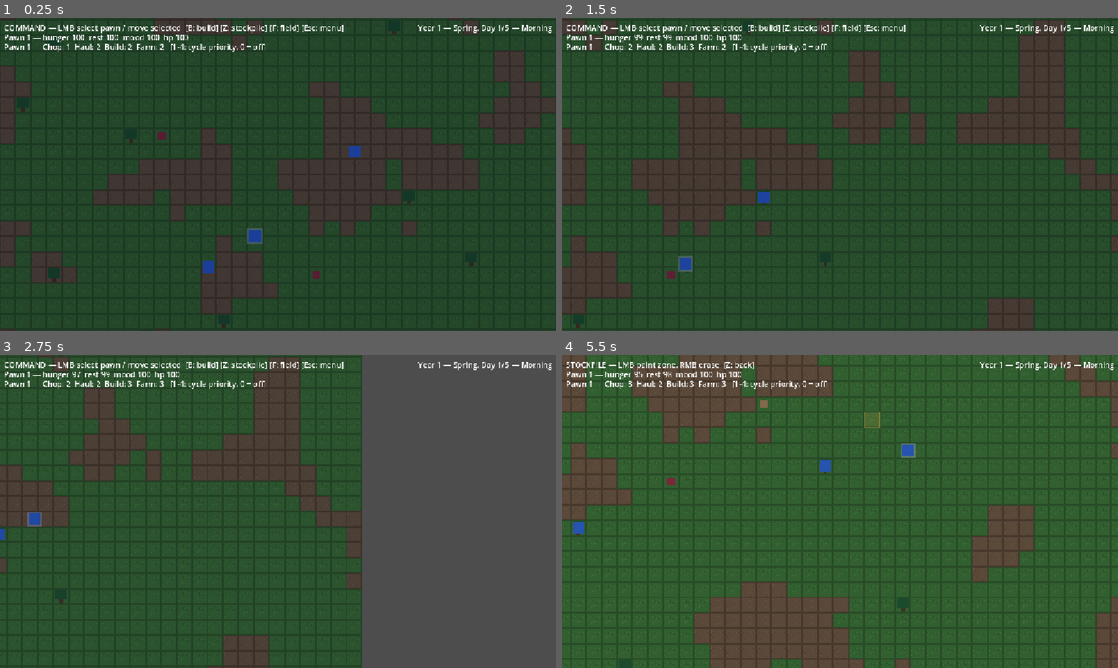
Above: before the commit, frames 1-4 (two rows, left to right).
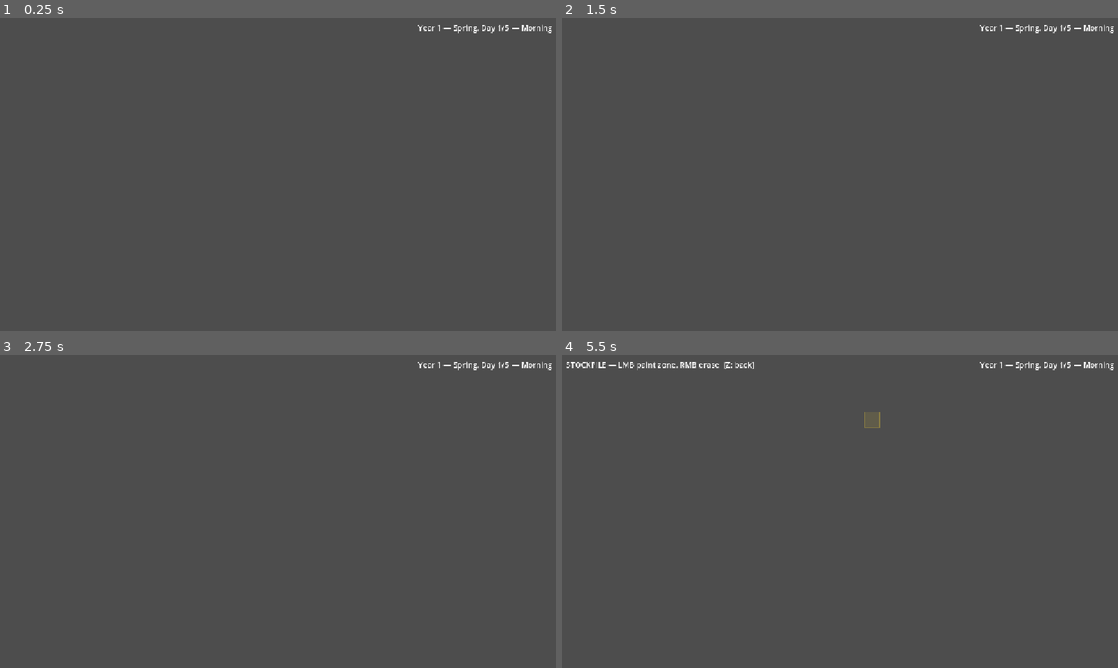
Above: after the commit, the same moments.

Repository: PakkaponBon/gameproject
Game: Godot game, scene res://scenes/main.tscn
The game is run twice, just before and just after one commit, with the same random seed, the same clock (stepped at 60 frames per second) and the same inputs.
Inputs (mouse positions are in pixels of both pictures, inside the frame that each line leads up to):
- Up to frame 1 (0.25 s): no input
- Up to frame 2 (1.5 s): move the mouse to (962, 158) at 0.52 s; hold D (pan_right) 0.53-1.25 s; hold 3 (cycle_build_priority) 0.53-1.25 s; click (962, 158) at 0.67 s; tap 1 (cycle_chop_priority) at 0.77 s; drag from (728, 190) to (812, 237) at 1.27 s
- Up to frame 3 (2.75 s): move the mouse to (333, 442) at 2.02 s; hold D (pan_right) from 2.03 s (still down); hold 4 (cycle_farm_priority) from 2.03 s (still down); click (333, 442) at 2.17 s
- Up to frame 4 (5.5 s): release D (pan_right) at 2.75 s; release 4 (cycle_farm_priority) at 2.75 s; drag from (812, 574) to (673, 464) at 2.77 s; move the mouse to (1006, 558) at 3.52 s; hold A (pan_left) 3.53-4.25 s; hold B (toggle_build_mode) 3.53-4.25 s; click (1006, 558) at 3.67 s; tap 1 (cycle_chop_priority) at 3.77 s; drag from (673, 464) to (756, 433) at 4.27 s; move the mouse to (867, 511) at 5.02 s; hold S (pan_down) from 5.03 s (still down); hold Z (toggle_stockpile_mode) from 5.03 s (still down); click (867, 511) at 5.17 s

The runs differ from the first frame. In frame 1, 99% of the frame differs, in the area x 0-100%, y 0-100%; in frame 2, 99%; in frame 3, 57%; in frame 4, 86%.
Error after the commit: Parse Error: Cannot infer the type of "item" variable because the value doesn't have a set type. (res://scripts/save_manager.gd:223)

Commit message:
Phase 3: mining - stone + iron ore nodes; WoodItem -> ResourceItem
- ResourceDefs catalog; one data-driven item entity for all resources
- Solid OreNode with adjacent-worked MINE job (Chop priority)
- Save v9: typed items/carries, ore nodes with progress

Co-Authored-By: Claude Fable 5 <noreply@anthropic.com>

Diff:
--- /dev/null
+++ b/scenes/ore_node.tscn
@@ -0,0 +1,22 @@
+[gd_scene format=3 uid="uid://cp4m8r1v6t2j"]
+
+[ext_resource type="Script" uid="uid://dk2h6w3c9f5t" path="res://scripts/ore_node.gd" id="1_ore"]
+
+[node name="OreNode" type="Node2D"]
+script = ExtResource("1_ore")
+
+[node name="Body" type="ColorRect" parent="."]
+offset_left = -8.0
+offset_top = -8.0
+offset_right = 8.0
+offset_bottom = 8.0
+mouse_filter = 2
+color = Color(0.33, 0.33, 0.36, 1)
+
+[node name="Fleck" type="ColorRect" parent="."]
+offset_left = -3.0
+offset_top = -3.0
+offset_right = 3.0
+offset_bottom = 3.0
+mouse_filter = 2
+color = Color(0.62, 0.62, 0.66, 1)
--- /dev/null
+++ b/scenes/resource_item.tscn
@@ -0,0 +1,14 @@
+[gd_scene format=3 uid="uid://bv7q2d5s8w1m"]
+
+[ext_resource type="Script" uid="uid://cm5t1x9j4h7d" path="res://scripts/resource_item.gd" id="1_res"]
+
+[node name="ResourceItem" type="Node2D"]
+script = ExtResource("1_res")
+
+[node name="Body" type="ColorRect" parent="."]
+offset_left = -4.0
+offset_top = -4.0
+offset_right = 4.0
+offset_bottom = 4.0
+mouse_filter = 2
+color = Color(0.784314, 0.607843, 0.352941, 1)
--- a/scenes/wood_item.tscn
+++ /dev/null
@@ -1,14 +0,0 @@
-[gd_scene format=3 uid="uid://bh6s1p41ac3r"]
-
-[ext_resource type="Script" uid="uid://cm8f5t1r3p7k" path="res://scripts/wood_item.gd" id="1_wood"]
-
-[node name="WoodItem" type="Node2D"]
-script = ExtResource("1_wood")
-
-[node name="Body" type="ColorRect" parent="."]
-offset_left = -4.0
-offset_top = -4.0
-offset_right = 4.0
-offset_bottom = 4.0
-mouse_filter = 2
-color = Color(0.784314, 0.607843, 0.352941, 1)
--- a/scripts/blueprint.gd
+++ b/scripts/blueprint.gd
@@ -4,7 +4,7 @@
 ## once fully supplied it registers the timed BUILD job. Fires
 ## EventBus.building_built when finished. Walkable until built.
 
-const WOOD_SCENE := preload("res://scenes/wood_item.tscn")
+const RESOURCE_SCENE := preload("res://scenes/resource_item.tscn")
 
 var building_id := "wall"
 var cell: Vector2i
@@ -34,7 +34,8 @@
 		JobManager.remove_job(build_job)
 	# Refund what was already delivered as loose wood on the site.
 	for i in delivered:
-		var wood: Node2D = WOOD_SCENE.instantiate()
+		var wood: ResourceItem = RESOURCE_SCENE.instantiate()
+		wood.resource_id = "wood"
 		wood.position = WorldGrid.cell_to_world(cell)
 		get_parent().add_child(wood)
 	queue_free()
--- a/scripts/job.gd
+++ b/scripts/job.gd
@@ -4,7 +4,7 @@
 
 signal completed
 
-enum Type { CHOP, HAUL, BUILD, SUPPLY, DECONSTRUCT, PLANT, HARVEST, FEED }  # SUPPLY = haul material to a blueprint; FEED = bring food to a collapsed pawn
+enum Type { CHOP, HAUL, BUILD, SUPPLY, DECONSTRUCT, PLANT, HARVEST, FEED, MINE }  # SUPPLY = haul material to a blueprint; FEED = bring food to a collapsed pawn
 
 var type: Type = Type.CHOP
 var cell: Vector2i
--- a/scripts/job_manager.gd
+++ b/scripts/job_manager.gd
@@ -30,7 +30,7 @@
 		if job.reserved:
 			continue
 		# SUPPLY is hauling work; DECONSTRUCT is construction work;
-		# HARVEST shares the farm (PLANT) priority.
+		# HARVEST shares the farm (PLANT) priority; MINE is gathering (CHOP).
 		var prio_type := job.type
 		if job.type == Job.Type.SUPPLY:
 			prio_type = Job.Type.HAUL
@@ -40,28 +40,31 @@
 			prio_type = Job.Type.PLANT
 		elif job.type == Job.Type.FEED:
 			prio_type = Job.Type.HAUL
+		elif job.type == Job.Type.MINE:
+			prio_type = Job.Type.CHOP
 		var prio: int = priorities.get(prio_type, 1)
 		if prio <= 0:
 			continue
 		if job.type == Job.Type.HAUL:
 			if not storage_available:
 				continue
-			if (job.target as WoodItem).reserved:
+			if (job.target as ResourceItem).reserved:
 				continue  # claimed as blueprint material
 		if job.type == Job.Type.SUPPLY:
 			# Supply jobs are only valid while fetchable wood exists.
 			if not supply_checked:
 				supply_checked = true
-				supply_ok = find_fetchable_wood(from_cell) != null
+				supply_ok = find_fetchable_resource(from_cell, "wood") != null
 			if not supply_ok:
 				continue
 		if job.type == Job.Type.FEED and find_fetchable_food(from_cell) == null:
 			continue
 		if best and (prio > best_prio or (prio == best_prio and float((job.cell - from_cell).length_squared()) >= best_dist)):
 			continue
-		# Solid targets (e.g. deconstructing a wall) are worked from beside.
+		# Solid targets (walls being torn down, ore) are worked from beside.
+		var adjacent_work := job.type == Job.Type.DECONSTRUCT or job.type == Job.Type.MINE
 		var reachable := nearest_work_spot(from_cell, job.cell) != WorldGrid.INVALID_CELL \
-				if job.type == Job.Type.DECONSTRUCT else _is_reachable(from_cell, job.cell)
+				if adjacent_work else _is_reachable(from_cell, job.cell)
 		if reachable:
 			best = job
 			best_prio = prio
@@ -70,20 +73,20 @@
 		best.reserved = true
 	return best
 
-## Nearest reachable wood a supplier may take: not reserved as material,
-## not being carried, and not claimed by a hauler.
-func find_fetchable_wood(from_cell: Vector2i) -> WoodItem:
-	var best: WoodItem = null
+## Nearest reachable resource of a kind a fetcher may take: not reserved
+## as material, not being carried, and not claimed by a hauler.
+func find_fetchable_resource(from_cell: Vector2i, resource_id: String) -> ResourceItem:
+	var best: ResourceItem = null
 	var best_dist := INF
-	for node in get_tree().get_nodes_in_group("wood"):
-		var wood := node as WoodItem
-		if wood.reserved or wood.get_parent() is Pawn:
+	for node in get_tree().get_nodes_in_group("resources"):
+		var item := node as ResourceItem
+		if item.resource_id != resource_id or item.reserved or item.get_parent() is Pawn:
 			continue
-		if wood.haul_job and wood.haul_job.reserved:
+		if item.haul_job and item.haul_job.reserved:
 			continue
-		var dist := float((wood.cell - from_cell).length_squared())
-		if dist < best_dist and _is_reachable(from_cell, wood.cell):
-			best = wood
+		var dist := float((item.cell - from_cell).length_squared())
+		if dist < best_dist and _is_reachable(from_cell, item.cell):
+			best = item
 			best_dist = dist
 	return best
 
--- a/scripts/main.gd
+++ b/scripts/main.gd
@@ -190,7 +190,7 @@
 	var refund := int(BuildingDefs.get_def(WorldGrid.buildings[cell]).refund)
 	WorldGrid.remove_building(cell)
 	walls.erase_cell(cell)
-	spawner.drop_wood(cell, refund)
+	spawner.drop_resource(cell, "wood", refund)
 
 func _set_mode(new_mode: Mode) -> void:
 	mode = new_mode
--- /dev/null
+++ b/scripts/ore_node.gd
@@ -0,0 +1,58 @@
+class_name OreNode
+extends Node2D
+## A solid mineable rock (stone or iron ore, data-driven). Blocks all
+## pathing; registers a MINE job worked from an adjacent cell; drops its
+## resource and opens the cell when mined out.
+
+const MINE_TICKS := 40  # 4s at 10 ticks/sec
+const SPILL: Array[Vector2i] = [Vector2i.ZERO, Vector2i.UP, Vector2i.DOWN, Vector2i.LEFT, Vector2i.RIGHT]
+const RESOURCE_SCENE := preload("res://scenes/resource_item.tscn")
+
+var resource_id := "stone"  # set before add_child
+var cell: Vector2i
+var job: Job
+
+@onready var body: ColorRect = $Body
+@onready var fleck: ColorRect = $Fleck
+
+func _ready() -> void:
+	add_to_group("ore_nodes")
+	cell = WorldGrid.world_to_cell(position)
+	position = WorldGrid.cell_to_world(cell)
+	var def := ResourceDefs.get_def(resource_id)
+	body.color = def.node_color
+	fleck.color = def.color
+	WorldGrid.set_obstacle(cell, true)
+	job = Job.new()
+	job.type = Job.Type.MINE
+	job.cell = cell
+	job.target = self
+	job.work_ticks = MINE_TICKS
+	job.completed.connect(_on_mined)
+	JobManager.add_job(job)
+
+## Save/load: restore remaining mining work.
+func restore(work: int) -> void:
+	job.work_ticks = work
+
+func _on_mined() -> void:
+	WorldGrid.set_obstacle(cell, false)
+	var to_drop := int(ResourceDefs.get_def(resource_id).node_yield)
+	var dropped := 0
+	for offset in SPILL:
+		if dropped >= to_drop:
+			break
+		var spot := cell + offset
+		if WorldGrid.in_bounds(spot) and not WorldGrid.is_wall(spot) and not WorldGrid.items.has(spot):
+			_spawn_item(spot)
+			dropped += 1
+	while dropped < to_drop:  # fallback: stack on the opened cell
+		_spawn_item(cell)
+		dropped += 1
+	queue_free()
+
+func _spawn_item(spot: Vector2i) -> void:
+	var item: ResourceItem = RESOURCE_SCENE.instantiate()
+	item.resource_id = resource_id
+	item.position = WorldGrid.cell_to_world(spot)
+	get_parent().add_child(item)
--- a/scripts/pawn_work.gd
+++ b/scripts/pawn_work.gd
@@ -6,8 +6,8 @@
 const FOOD_SCENE := preload("res://scenes/food_item.tscn")
 
 var job: Job = null
-var carrying: WoodItem = null
-var fetching: WoodItem = null  # supply leg 1: walking to pick this up
+var carrying: ResourceItem = null
+var fetching: ResourceItem = null  # supply leg 1: walking to pick this up
 var fetching_food: FoodItem = null  # feed leg 1
 var carrying_food := false  # feed leg 2: meal in hand
 var reserved_dest := WorldGrid.INVALID_CELL  # claimed stockpile cell while hauling
@@ -27,8 +27,8 @@
 		_ensure_fetch()
 	elif job.type == Job.Type.FEED:
 		_ensure_food_fetch()
-	elif job.type == Job.Type.DECONSTRUCT:
-		_approach_deconstruct()
+	elif job.type == Job.Type.DECONSTRUCT or job.type == Job.Type.MINE:
+		_approach_work_spot()
 	else:
 		pawn.target_cell = job.cell
 
@@ -65,10 +65,10 @@
 		carrying = null
 	_release_dest()
 
-## Save/load: re-attach carried wood and re-claim the storage destination.
-func restore_carry(wood: WoodItem, dest: Vector2i) -> void:
-	wood.pick_up(pawn)
-	carrying = wood
+## Save/load: re-attach a carried item and re-claim the storage destination.
+func restore_carry(item: ResourceItem, dest: Vector2i) -> void:
+	item.pick_up(pawn)
+	carrying = item
 	if dest != WorldGrid.INVALID_CELL:
 		WorldGrid.reserve_storage(dest)
 		reserved_dest = dest
@@ -77,13 +77,13 @@
 func _do_job() -> void:
 	match job.type:
 		Job.Type.HAUL:
-			_start_storage_carry(job.target as WoodItem)
+			_start_storage_carry(job.target as ResourceItem)
 		Job.Type.SUPPLY:
 			_ensure_fetch()  # e.g. right after load: job held, wood not yet chosen
 		Job.Type.FEED:
 			_ensure_food_fetch()
-		Job.Type.DECONSTRUCT:
-			_do_deconstruct()
+		Job.Type.DECONSTRUCT, Job.Type.MINE:
+			_do_adjacent_work()
 		Job.Type.PLANT:
 			# Field unzoned or winter arrived while we walked here.
 			if not WorldGrid.fields.has(job.cell) or (job.target as FieldKeeper).is_winter():
@@ -106,14 +106,15 @@
 				if was_build:
 					pawn.step_off_wall(work_cell)
 
-func _approach_deconstruct() -> void:
+func _approach_work_spot() -> void:
 	var spot := JobManager.nearest_work_spot(pawn.cell, job.cell)
 	if spot == WorldGrid.INVALID_CELL:
 		abort()
 		return
 	pawn.target_cell = spot
 
-func _do_deconstruct() -> void:
+## Deconstruction and mining: solid targets worked from beside.
+func _do_adjacent_work() -> void:
 	if not is_instance_valid(job.target):  # order canceled
 		job = null
 		return
@@ -121,7 +122,7 @@
 	# (e.g. after a load, or if a wall rerouted us).
 	var d := (job.cell - pawn.cell).abs()
 	if d.x + d.y > 1:
-		_approach_deconstruct()
+		_approach_work_spot()
 		return
 	_apply_work()
 	if job.work_ticks <= 0:
@@ -129,13 +130,13 @@
 		job = null
 
 func _ensure_fetch() -> void:
-	var wood := JobManager.find_fetchable_wood(pawn.cell)
-	if wood == null:
+	var item := JobManager.find_fetchable_resource(pawn.cell, "wood")
+	if item == null:
 		abort()  # wood ran out since we took the job; pool filters re-grabs
 		return
-	wood.reserved = true
-	fetching = wood
-	pawn.target_cell = wood.cell
+	item.reserved = true
+	fetching = item
+	pawn.target_cell = item.cell
 
 func _pick_up_fetched() -> void:
 	if job == null or not is_instance_valid(fetching):
@@ -195,16 +196,16 @@
 	JobManager.complete_job(job)  # blueprint counts the delivery
 	job = null
 
-func _start_storage_carry(wood: WoodItem) -> void:
-	wood.pick_up(pawn)  # removes its haul job from the pool
+func _start_storage_carry(item: ResourceItem) -> void:
+	item.pick_up(pawn)  # removes its haul job from the pool
 	job = null
 	var dest := WorldGrid.get_free_stockpile_cell(pawn.cell)
 	if dest == WorldGrid.INVALID_CELL:
-		wood.drop_at(pawn.cell)  # storage vanished since we took the job
+		item.drop_at(pawn.cell)  # storage vanished since we took the job
 		return
 	WorldGrid.reserve_storage(dest)
 	reserved_dest = dest
-	carrying = wood
+	carrying = item
 	pawn.target_cell = dest
 
 func _deliver_to_stockpile() -> void:
--- /dev/null
+++ b/scripts/resource_defs.gd
@@ -0,0 +1,15 @@
+class_name ResourceDefs
+extends RefCounted
+## Resource catalog — data over code. Adding a resource = adding an entry.
+## node_color/node_yield only apply to resources that come from ore nodes.
+
+const DEFS := {
+	"wood": {"name": "Wood", "color": Color(0.784314, 0.607843, 0.352941)},
+	"stone": {"name": "Stone", "color": Color(0.62, 0.62, 0.66),
+			"node_color": Color(0.33, 0.33, 0.36), "node_yield": 3},
+	"iron_ore": {"name": "Iron Ore", "color": Color(0.72, 0.5, 0.38),
+			"node_color": Color(0.37, 0.29, 0.23), "node_yield": 2},
+}
+
+static func get_def(id: String) -> Dictionary:
+	return DEFS[id]
--- a/scripts/wood_item.gd
+++ b/scripts/resource_item.gd
@@ -1,16 +1,21 @@
-class_name WoodItem
+class_name ResourceItem
 extends Node2D
-## A loose resource on the ground. Registers a haul job for itself whenever
-## it sits outside a stockpile; stored wood (on a free stockpile cell) is inert.
+## A loose resource on the ground (wood, stone, ore — data-driven via
+## ResourceDefs). Registers a haul job for itself whenever it sits outside
+## a stockpile; stored items are inert.
 
+var resource_id := "wood"  # set before add_child
 var cell: Vector2i
 var haul_job: Job = null
 var reserved := false  # claimed as blueprint material by a supplier pawn
 
 var _home: Node = null  # container to return to after being carried
 
+@onready var body: ColorRect = $Body
+
 func _ready() -> void:
-	add_to_group("wood")
+	add_to_group("resources")
+	body.color = ResourceDefs.get_def(resource_id).color
 	_home = get_parent()
 	cell = WorldGrid.world_to_cell(position)
 	position = WorldGrid.cell_to_world(cell)
--- a/scripts/save_manager.gd
+++ b/scripts/save_manager.gd
@@ -3,7 +3,7 @@
 ## on load. Loading reloads the main scene; `pending_load` survives the
 ## reload because this is an autoload, and the fresh Main applies it.
 
-const SAVE_VERSION := 8
+const SAVE_VERSION := 9
 const MANUAL_SAVE_PATH := "user://save.json"
 const AUTOSAVE_PATH := "user://autosave.json"
 
@@ -49,12 +49,16 @@
 	for node in get_tree().get_nodes_in_group("trees"):
 		var tree := node as TreeEntity
 		trees.append({"cell": _v(tree.cell), "work": tree.job.work_ticks})
-	var wood: Array = []
-	for node in get_tree().get_nodes_in_group("wood"):
-		var item := node as WoodItem
+	var loose_items: Array = []
+	for node in get_tree().get_nodes_in_group("resources"):
+		var item := node as ResourceItem
 		if item.get_parent() is Pawn:
-			continue  # carried wood is saved with its pawn
-		wood.append(_v(item.cell))
+			continue  # carried items are saved with their pawn
+		loose_items.append({"cell": _v(item.cell), "id": item.resource_id})
+	var ore_nodes: Array = []
+	for node in get_tree().get_nodes_in_group("ore_nodes"):
+		var ore := node as OreNode
+		ore_nodes.append({"cell": _v(ore.cell), "id": ore.resource_id, "work": ore.job.work_ticks})
 	var food: Array = []
 	for node in get_tree().get_nodes_in_group("food"):
 		food.append(_v((node as FoodItem).cell))
@@ -95,7 +99,8 @@
 		"buildings": built,
 		"stockpiles": WorldGrid.stockpile_cells.keys().map(_v),
 		"trees": trees,
-		"wood": wood,
+		"items": loose_items,
+		"ore_nodes": ore_nodes,
 		"food": food,
 		"raiders": raiders,
 		"blueprints": blueprints,
@@ -127,10 +132,10 @@
 		"dead": pawn.dead,
 		"collapsed": pawn.collapsed,
 		"carrying_food": pawn.work.carrying_food,
+		"carrying_id": pawn.work.carrying.resource_id if pawn.work.carrying else "",
 		"priorities": priorities,
 		"job_cell": _v(pawn.work.job.cell) if pawn.work.job else [],
 		"job_type": int(pawn.work.job.type) if pawn.work.job else -1,
-		"carrying": pawn.work.carrying != null,
 		"reserved_dest": _v(pawn.work.reserved_dest),
 		"food_cell": _v(pawn.survival.food_target.cell) if pawn.survival.food_target else [],
 		"eat_ticks": pawn.survival.eat_ticks_left,
@@ -156,8 +161,11 @@
 	for t: Dictionary in data.trees:
 		var tree: TreeEntity = spawner.spawn_entity(spawner.TREE_SCENE, _vec(t.cell))
 		tree.job.work_ticks = int(t.work)
-	for w: Array in data.wood:
-		spawner.spawn_entity(spawner.WOOD_SCENE, _vec(w))
+	for i: Dictionary in data.items:
+		spawner.spawn_resource(_vec(i.cell), i.id)
+	for o: Dictionary in data.ore_nodes:
+		var ore: OreNode = spawner.spawn_ore(_vec(o.cell), o.id)
+		ore.restore(int(o.work))
 	for f: Array in data.food:
 		spawner.spawn_entity(spawner.FOOD_SCENE, _vec(f))
 	for r: Dictionary in data.raiders:
@@ -211,9 +219,9 @@
 		pawn.work.carrying_food = true
 	# Carrying and a job can coexist: a SUPPLY pawn carries wood toward
 	# its blueprint. Restore both independently.
-	if bool(p.carrying):
-		var wood: WoodItem = main.spawner.spawn_entity(main.spawner.WOOD_SCENE, pawn.cell)
-		pawn.work.restore_carry(wood, _vec(p.reserved_dest))
+	if String(p.carrying_id) != "":
+		var item := main.spawner.spawn_resource(pawn.cell, p.carrying_id)
+		pawn.work.restore_carry(item, _vec(p.reserved_dest))
 	if int(p.job_type) >= 0:
 		# Entities re-registered their jobs above; re-claim ours by cell+type.
 		var job_cell := _vec(p.job_cell)
--- a/scripts/tree_entity.gd
+++ b/scripts/tree_entity.gd
@@ -5,7 +5,7 @@
 ## (Named TreeEntity because `Tree` is a built-in Godot Control class.)
 
 const CHOP_TICKS := 30  # 3 seconds at 10 ticks/sec
-const WOOD_SCENE := preload("res://scenes/wood_item.tscn")
+const RESOURCE_SCENE := preload("res://scenes/resource_item.tscn")
 
 var cell: Vector2i
 var job: Job
@@ -23,7 +23,8 @@
 	JobManager.add_job(job)
 
 func _on_chopped() -> void:
-	var wood: Node2D = WOOD_SCENE.instantiate()
+	var wood: ResourceItem = RESOURCE_SCENE.instantiate()
+	wood.resource_id = "wood"
 	wood.position = WorldGrid.cell_to_world(cell)
 	get_parent().add_child(wood)
 	queue_free()
--- a/scripts/world_grid.gd
+++ b/scripts/world_grid.gd
@@ -64,6 +64,12 @@
 		stockpile_cells.erase(cell)
 		zones_changed.emit()
 
+## Solid to everyone (ore nodes etc.) — not a building, no registry entry.
+func set_obstacle(cell: Vector2i, solid: bool) -> void:
+	if in_bounds(cell):
+		astar.set_point_solid(cell, solid)
+		astar_enemy.set_point_solid(cell, solid)
+
 func set_stockpile(cell: Vector2i, on: bool) -> void:
 	if not in_bounds(cell) or (on and (is_wall(cell) or fields.has(cell))):
 		return
--- a/scripts/world_spawner.gd
+++ b/scripts/world_spawner.gd
@@ -13,7 +13,10 @@
 const TREE_COUNT := 40
 const FOOD_SCENE := preload("res://scenes/food_item.tscn")
 const FOOD_COUNT := 15
-const WOOD_SCENE := preload("res://scenes/wood_item.tscn")
+const RESOURCE_SCENE := preload("res://scenes/resource_item.tscn")
+const ORE_SCENE := preload("res://scenes/ore_node.tscn")
+const STONE_NODES := 12
+const IRON_NODES := 8
 const RAIDER_SCENE := preload("res://scenes/raider.tscn")
 const PAWN_SCENE := preload("res://scenes/pawn.tscn")
 const PAWN_COUNT := 3
@@ -32,6 +35,8 @@
 	_spawn_pawns(used)
 	_scatter(TREE_SCENE, TREE_COUNT, used)
 	_scatter(FOOD_SCENE, FOOD_COUNT, used)
+	_scatter_ore("stone", STONE_NODES, used)
+	_scatter_ore("iron_ore", IRON_NODES, used)
 
 func generate_ground() -> void:
 	var noise := FastNoiseLite.new()
@@ -48,8 +53,22 @@
 	entities.add_child(node)
 	return node
 
-## Drop loose wood on a cell, spilling onto free neighbors (refunds etc.).
-func drop_wood(cell: Vector2i, count: int) -> void:
+func spawn_resource(cell: Vector2i, id: String) -> ResourceItem:
+	var item: ResourceItem = RESOURCE_SCENE.instantiate()
+	item.resource_id = id
+	item.position = WorldGrid.cell_to_world(cell)
+	entities.add_child(item)
+	return item
+
+func spawn_ore(cell: Vector2i, id: String) -> OreNode:
+	var node: OreNode = ORE_SCENE.instantiate()
+	node.resource_id = id
+	node.position = WorldGrid.cell_to_world(cell)
+	entities.add_child(node)
+	return node
+
+## Drop loose resources on a cell, spilling onto free neighbors (refunds etc.).
+func drop_resource(cell: Vector2i, id: String, count: int) -> void:
 	var spots: Array[Vector2i] = [cell, cell + Vector2i.UP, cell + Vector2i.DOWN,
 			cell + Vector2i.LEFT, cell + Vector2i.RIGHT]
 	var spawned := 0
@@ -57,11 +76,23 @@
 		if spawned >= count:
 			return
 		if WorldGrid.in_bounds(spot) and not WorldGrid.is_wall(spot) and not WorldGrid.items.has(spot):
-			spawn_entity(WOOD_SCENE, spot)
+			spawn_resource(spot, id)
 			spawned += 1
 	while spawned < count:  # fallback: stack on the original cell
-		spawn_entity(WOOD_SCENE, cell)
+		spawn_resource(cell, id)
 		spawned += 1
+
+func _scatter_ore(id: String, count: int, used: Dictionary) -> void:
+	var placed := 0
+	var attempts := 0
+	while placed < count and attempts < 1000:
+		attempts += 1
+		var cell := Vector2i(randi() % WorldGrid.MAP_SIZE.x, randi() % WorldGrid.MAP_SIZE.y)
+		if used.has(cell):
+			continue
+		used[cell] = true
+		spawn_ore(cell, id)
+		placed += 1
 
 func create_pawn(cell: Vector2i, pawn_name: String, priorities: Dictionary) -> Pawn:
 	var pawn: Pawn = PAWN_SCENE.instantiate()
Not shown, added: scripts/ore_node.gd.uid
Not shown, added: scripts/resource_defs.gd.uid
Not shown, added: scripts/resource_item.gd.uid
Not shown, removed: scripts/wood_item.gd.uid
Not shown, changed: ROADMAP.md
